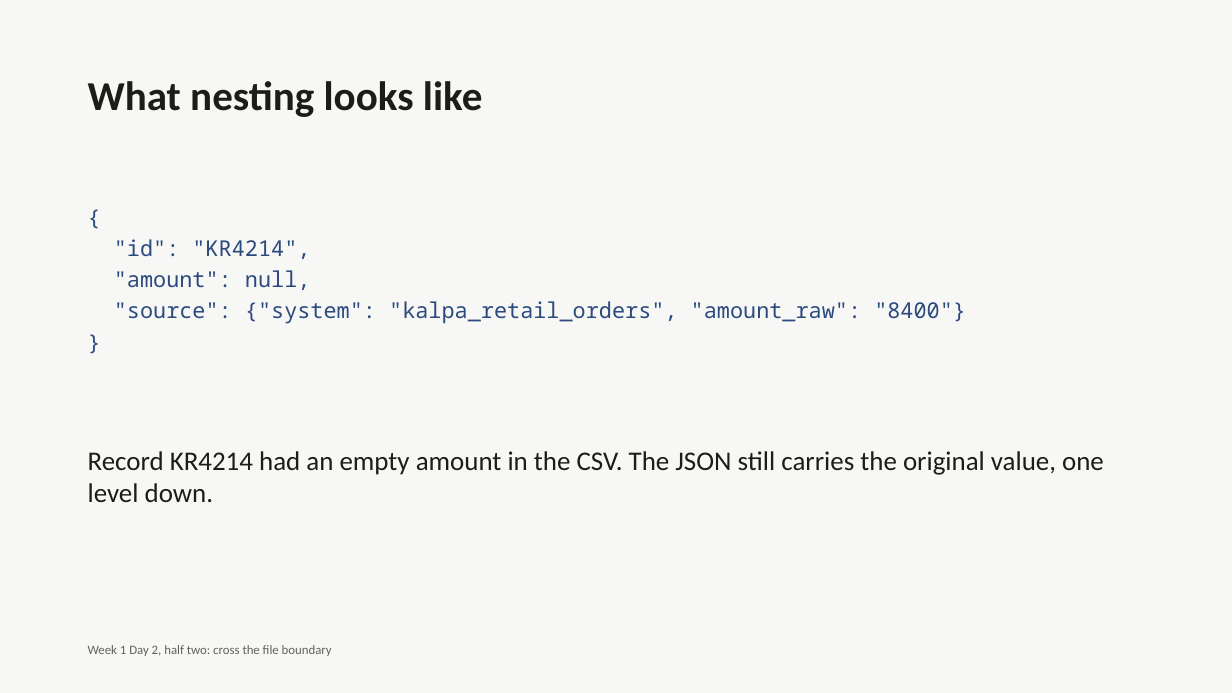
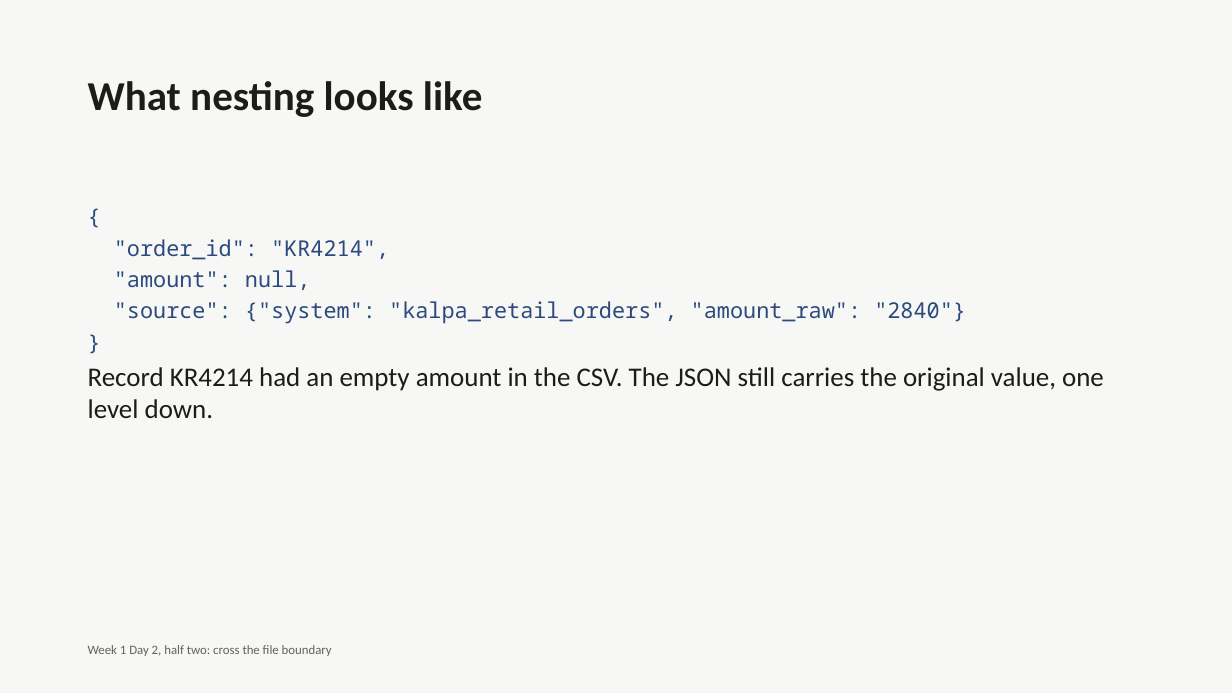
Before and after one commit to fde-academy-lab/c2-content-factory, a slide deck: slide 35 of content/W01/D2/C2_W01_D02_deck_half2_STUDENT.pptx (slide 24 before the commit). Drawn at 1232x693 pixels with LibreOffice and Linux fonts; fonts in the diff are those of the drawing. Boxes give left, top, right and bottom in pixels: in the first picture for what was removed or moved away, otherwise in the second. Text is boxed around its words. In the diff, an @@ line names an element or a change of style, - is before the commit and + after.

```diff
--- a/content/W01/D2/C2_W01_D02_deck_half2_STUDENT.pptx
+++ b/content/W01/D2/C2_W01_D02_deck_half2_STUDENT.pptx
@@ text at [114, 239, 389, 260]: text changed @@
-"id": "KR4214",
+"order_id": "KR4214",
@@ text at [114, 301, 966, 324]: text changed @@
-"source": {"system": "kalpa_retail_orders", "amount_raw": "8400"}
+"source": {"system": "kalpa_retail_orders", "amount_raw": "2840"}
@@ text "Record KR4214 had an empty ...": place and size @@
-text "Record KR4214 had an empty ..." at [88, 451, 1104, 502]
+text "Record KR4214 had an empty ..." at [88, 367, 1104, 418]
```
Also in this commit, not shown: 35 other slides changed, 30 slides added, 5 other files.
